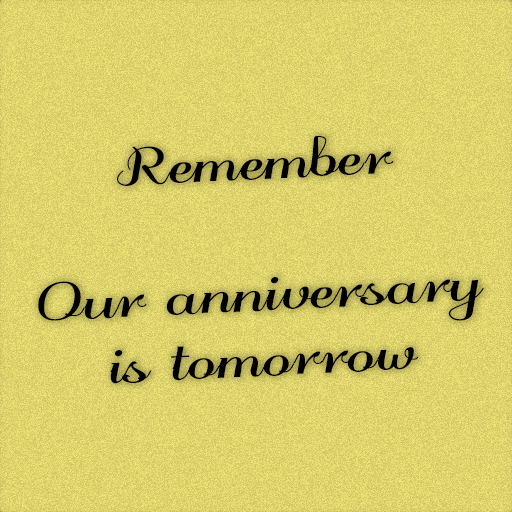
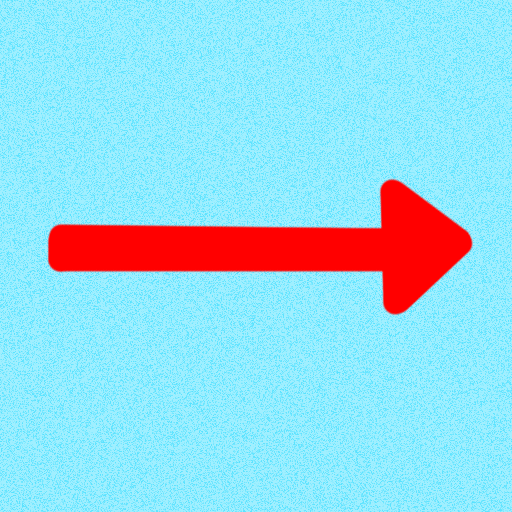
Comparing the layer stacks of the two w=512, h=512 images. Changes:
hid "Note 03" over (38, 135, 484, 384)
added group "Arrows" with 1 layers above "Layer 1" over (46, 177, 474, 316)
added layer "Up" in group "Arrows" over (46, 177, 474, 316)
added layer "Layer 1" above "Background_Yellow" over (0, 0, 512, 512)
hid "Background_Yellow" over (0, 0, 512, 512)
